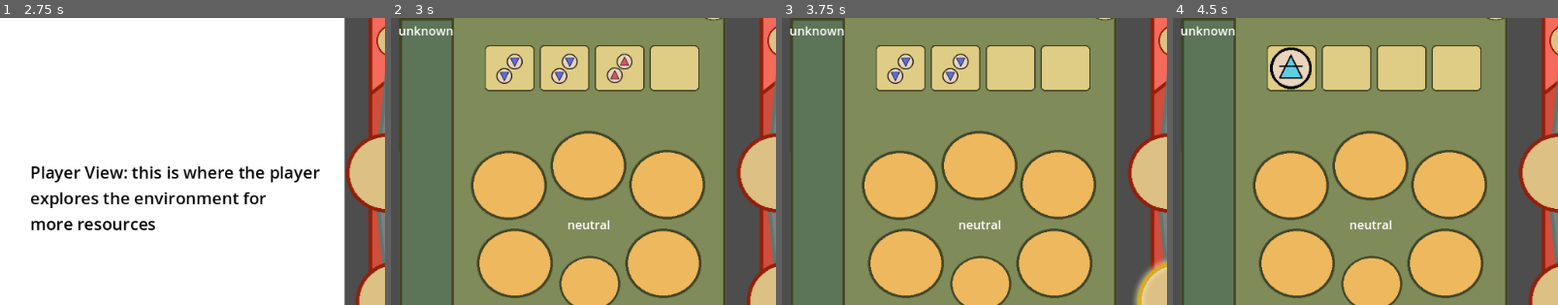
Above: before the commit, frames 1-4 (left to right).
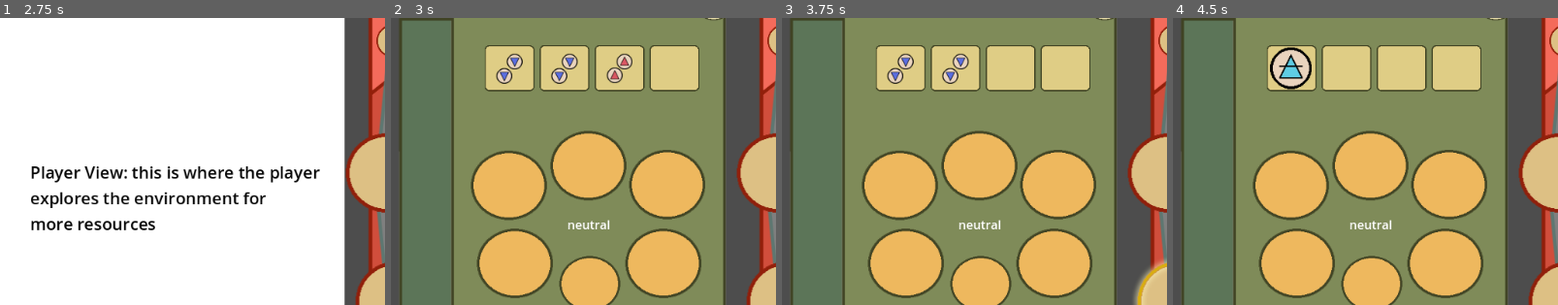
Above: after the commit, the same moments.

Repository: mccajd/Quintessential
Game: Godot game, scene res://Levels/beacon_puzzle_main.tscn
The game is run twice, just before and just after one commit, with the same random seed, the same clock (stepped at 60 frames per second) and the same inputs.
Inputs (mouse positions are % of the whole screen's width and height, from its top left):
- Up to frame 1 (2.75 s): click (81, 90) at 0.5 s; click (81, 90) at 1.25 s; click (81, 90) at 2 s
- Up to frame 2 (3 s): tap Enter at 2.75 s; move the mouse to (81, 72) at 2.77 s; press the mouse at (81, 72) at 2.78 s
- Up to frame 3 (3.75 s): tap Space at 3.5 s; move the mouse to (69, 57) at 3.52 s; release the mouse at (69, 57) at 3.53 s; click (69, 57) at 3.6 s
- Up to frame 4 (4.5 s): tap Enter at 4.25 s; move the mouse to (92, 58) at 4.27 s; press the mouse at (92, 58) at 4.28 s
The pictures show only the part of the screen within x 18-68%, y 8-58%; the shares and areas given below are measured in that part.

Frame 1 is identical in both runs. In frame 2, 0.2% of the frame differs, in the area x 2-17%, y 2-7%; in frame 3, 0.2%; in frame 4, 0.2%.

Commit message:
add basic available items UI, fix duped destination node issue

Diff:
--- a/Levels/beacon_puzzle_main.tscn
+++ b/Levels/beacon_puzzle_main.tscn
@@ -447,6 +447,13 @@
 position = Vector2(222, 355)
 scale = Vector2(0.8, 0.8)
 transformation_type = "neutral"
+
+[node name="AvailableItemsContainer" type="VBoxContainer" parent="MockUI/BeaconNodeView/BeaconNodeMenu"]
+offset_left = 20.0
+offset_top = 53.0
+offset_right = 82.0
+offset_bottom = 508.0
+alignment = 1
 
 [node name="TowerExteriorView" type="Node" parent="MockUI"]
 
--- a/Scripts/beacon_node.gd
+++ b/Scripts/beacon_node.gd
@@ -59,7 +59,8 @@
 		if i >= products.size(): break
 		var destination = selected_destination_nodes[i]
 		if destination == -1: continue
-		rtn.push_front(destination)
+		if !rtn.has(destination):
+			rtn += [destination]
 		if !items.has(destination):
 			items[destination] = [products[i].item_key]
 			continue
--- a/Scripts/beacon_node_item_slot.gd
+++ b/Scripts/beacon_node_item_slot.gd
@@ -4,6 +4,7 @@
 
 var item_key
 var hovered = false
+
 
 func _ready():
 	$BackgroundTextureRect.texture = load("res://assets/beacon/node-bg-slot.png")
@@ -20,7 +21,6 @@
 func set_item(key):
 	item_key = key
 
-
 func _on_mouse_entered():
 	hovered = true
 
--- a/Scripts/beacon_node_menu.gd
+++ b/Scripts/beacon_node_menu.gd
@@ -13,6 +13,7 @@
 	input_pickable = false
 	playerView = get_parent().get_parent().get_node("PlayerView").get_children()
 
+
 func _process(delta):
 	get_node("SelectedNodeLabel").text = selected_node.name if selected_node else "none"
 	get_node("SelectedTransformationLabel").text = selected_node.selected_transformation if selected_node else "neutral"
@@ -21,7 +22,7 @@
 
 	#get_node("SelectedInputLabel").text = _render_string_label(selected_node.inputs)
 	#get_node("SelectedOutputLabel").text = _render_string_label(selected_node.outputs) if selected_node.inputs else "no inputs"
-	get_node("AvailableItemsLabel").text = _render_string_label(selected_node.available_items)
+	#get_node("AvailableItemsLabel").text = _render_string_label(selected_node.available_items)
 
 	_set_input_slot_items()
 	_set_output_slot_items()
@@ -37,6 +38,7 @@
 	selected_node = node
 	_set_output_slots()
 	_set_visibility(true)
+	_set_available_items()
 
 
 func _set_visibility(value: bool):
@@ -59,7 +61,8 @@
 
 func _set_output_slots():
 	for i in output_slot_names.size():
-		get_node("OutputContainer").get_node(output_slot_names[i]).set_values(selected_node)
+		var node = get_node("OutputContainer").get_node(output_slot_names[i])
+		node.set_values(selected_node)
 
 func _set_input_slot_items():
 	if !selected_node: return
@@ -84,3 +87,19 @@
 
 func _on_output_slot_destination_updated(slot_source_id: int, destination_node_id: int):
 	selected_node.set_destination_node(slot_source_id, destination_node_id)
+
+
+func _set_available_items():
+	var box: VBoxContainer = get_node("AvailableItemsContainer")
+
+	# clear existing
+	for child in box.get_children():
+		child.queue_free()
+	box.add_spacer(true)
+
+	for item_key in selected_node.available_items:
+		var item = Items.itemDB.get(item_key)
+
+		var new_item_texture = TextureRect.new()
+		new_item_texture.texture = load(item.sprite)
+		box.add_child(new_item_texture)
